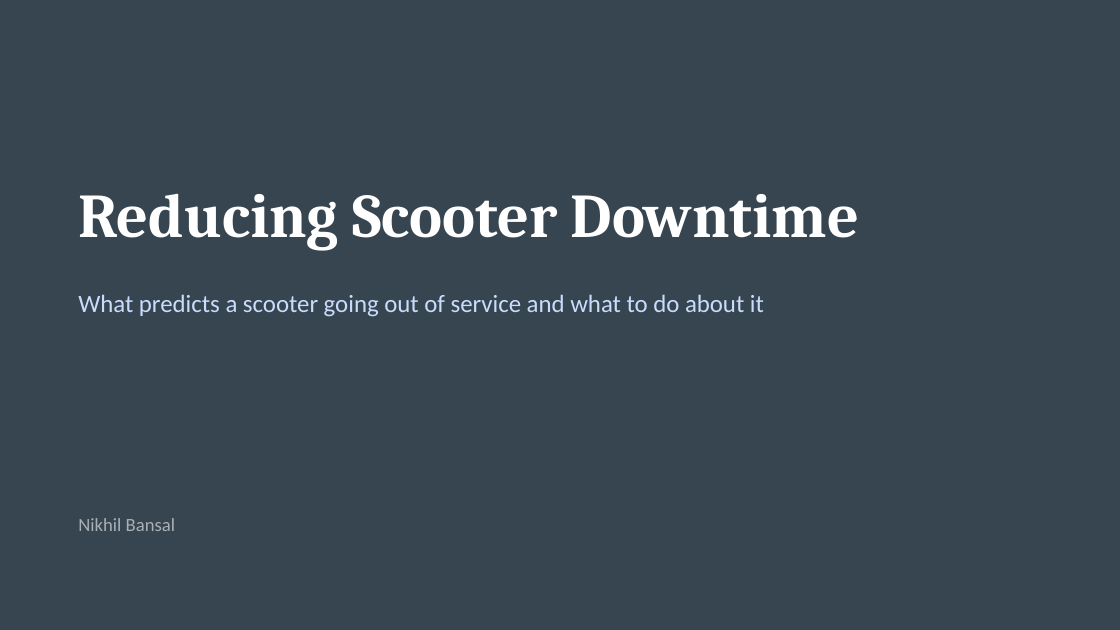
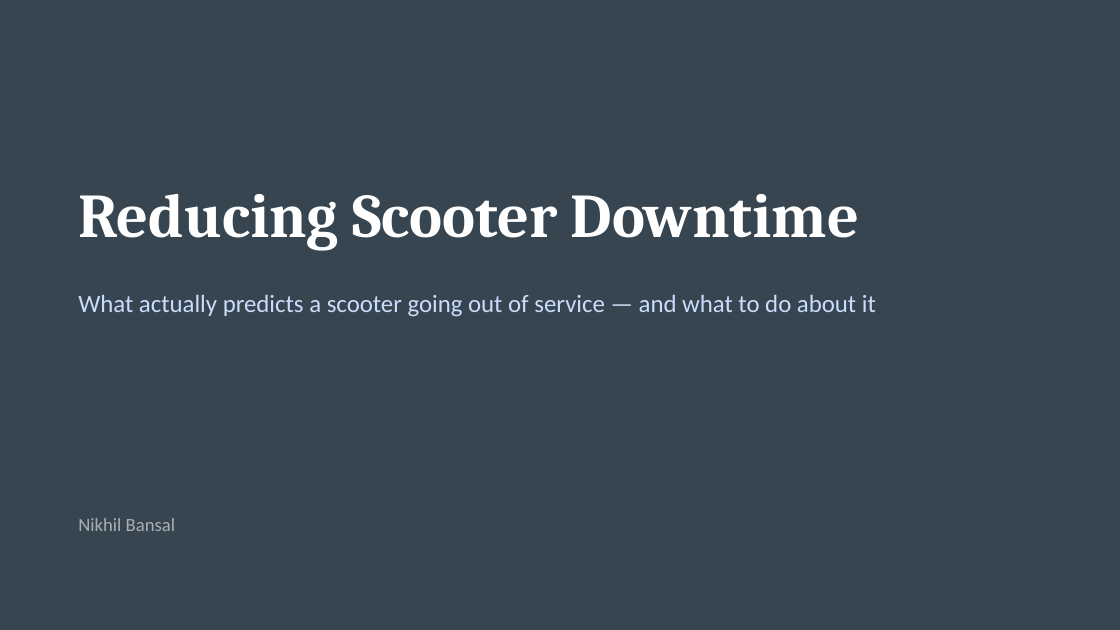
Before and after one commit to nikhilbansal034/pythontutedude, a slide deck: slide 1 of datacamp project/scooter_reliability_presentation.pptx. Drawn at 1120x630 pixels with LibreOffice and Linux fonts; fonts in the diff are those of the drawing. Boxes give left, top, right and bottom in pixels: in the first picture for what was removed or moved away, otherwise in the second. Text is boxed around its words. In the diff, an @@ line names an element or a change of style, - is before the commit and + after.

```diff
--- a/datacamp project/scooter_reliability_presentation.pptx
+++ b/datacamp project/scooter_reliability_presentation.pptx
@@ text at [78, 294, 876, 317]: text changed @@
-What predicts a scooter going out of service and what to do about it
+What actually predicts a scooter going out of service — and what to do about it
```
Also in this commit, not shown: 6 other slides changed, 1 other file.
